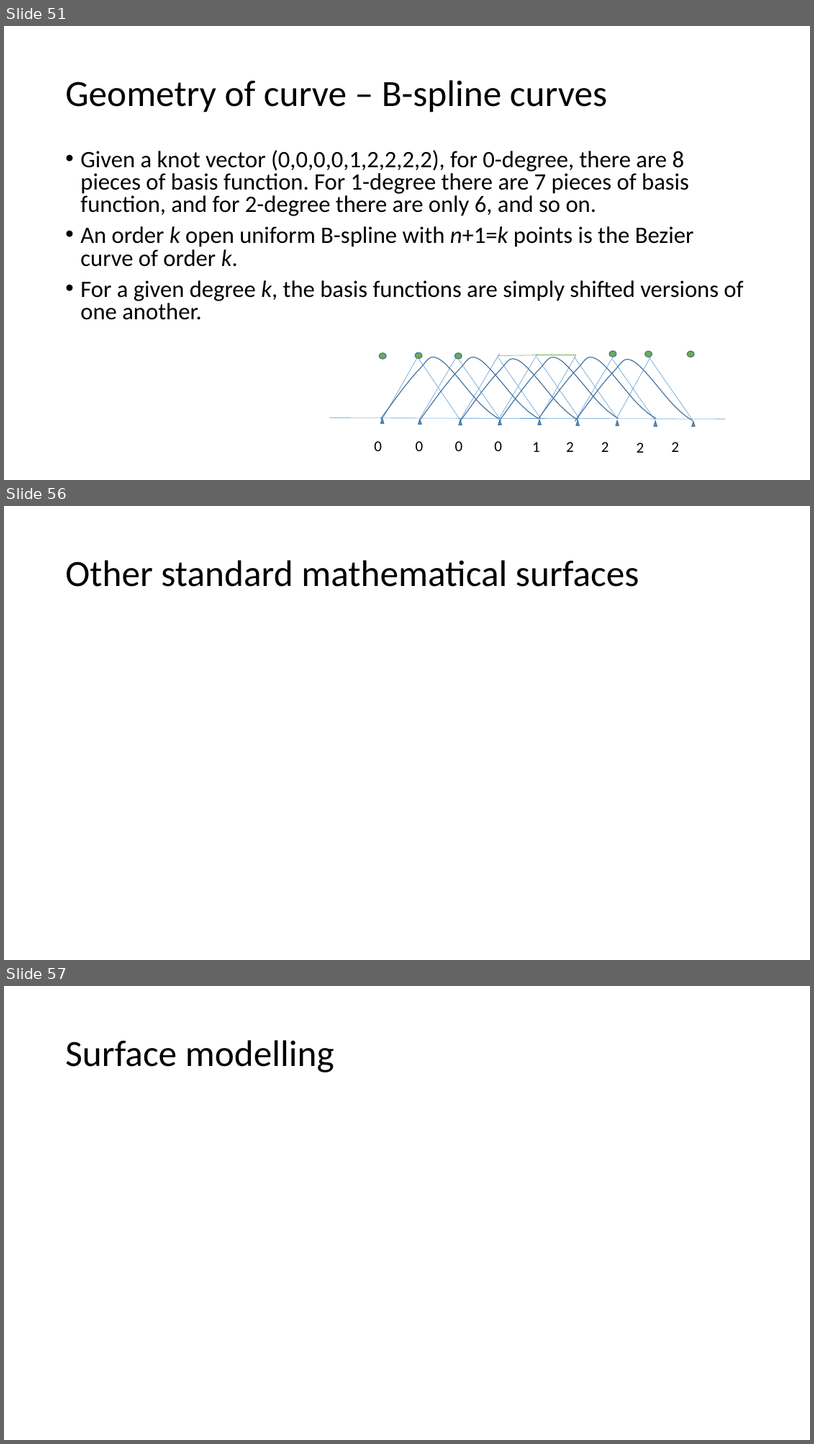
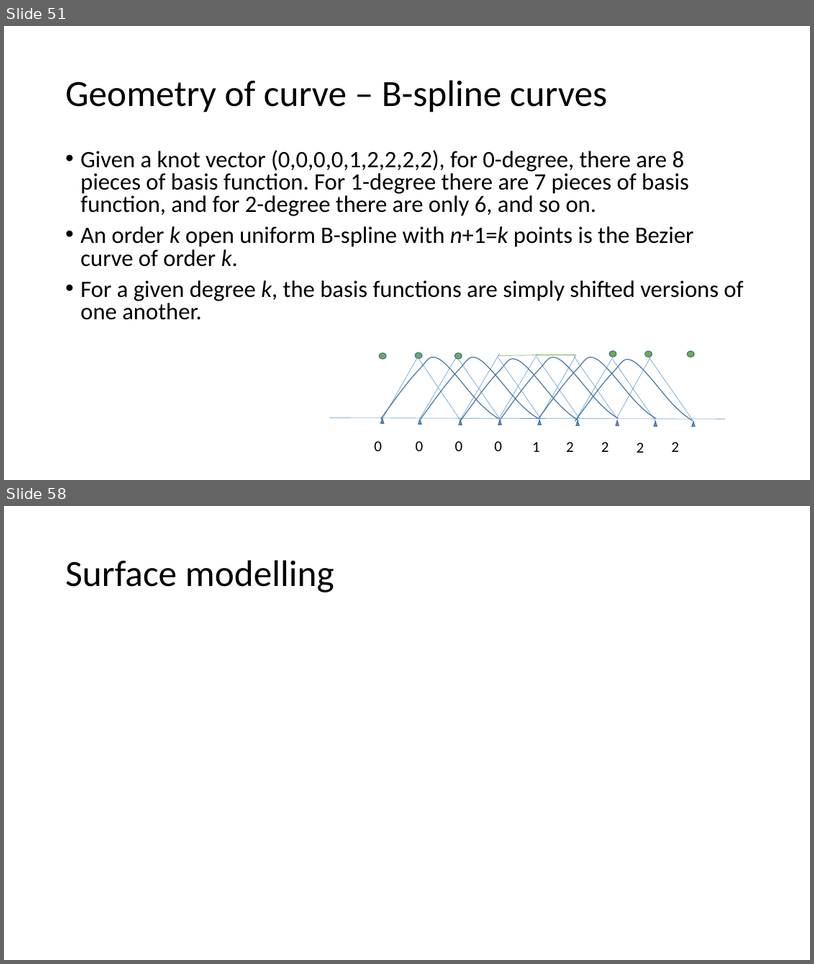
Before and after one commit to Jinny-Ching/cad_cam_course, a slide deck: CAD_CAM.pptx. Shown one above the other, each under a label of ours: slides 51, 56 and 57 before the commit, slides 51 and 58 after it; the slides between them are not shown. The pictures are 814x1444 and 814x964 pixels, drawn with LibreOffice and Linux fonts; fonts in the diff are those of the drawing. Boxes give left, top, right and bottom in pixels: in the first picture for what was removed or moved away, otherwise in the second. Text is boxed around its words. In the diff, an @@ line names an element or a change of style, - is before the commit and + after.

Commit message:
surface 1

```diff
--- a/CAD_CAM.pptx
+++ b/CAD_CAM.pptx
@@ slide 56 removed at (x1=4, y1=506, x2=810, y2=960), background #FFFFFF @@
@@ title removed at (x1=65, y1=560, x2=639, y2=587) @@
-Other standard mathematical surfaces
@@ what was slide 57 is now slide 58 @@
```
Also in this commit, not shown: 3 slides changed, 3 slides added, 1 other slide removed.
